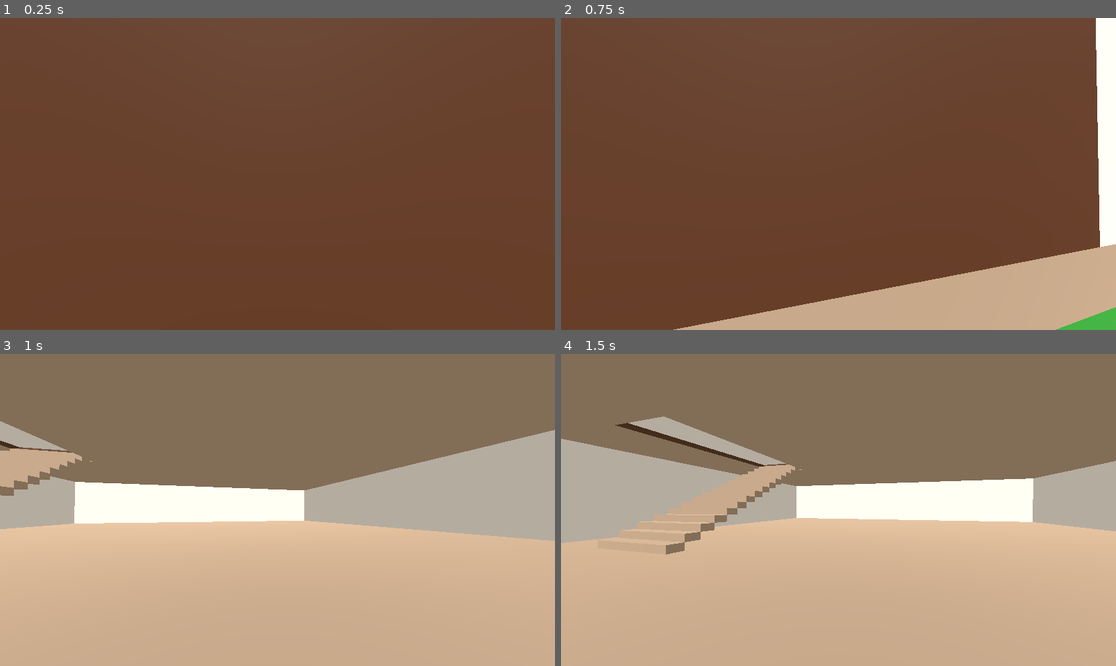
Above: before the commit, frames 1-4 (two rows, left to right).
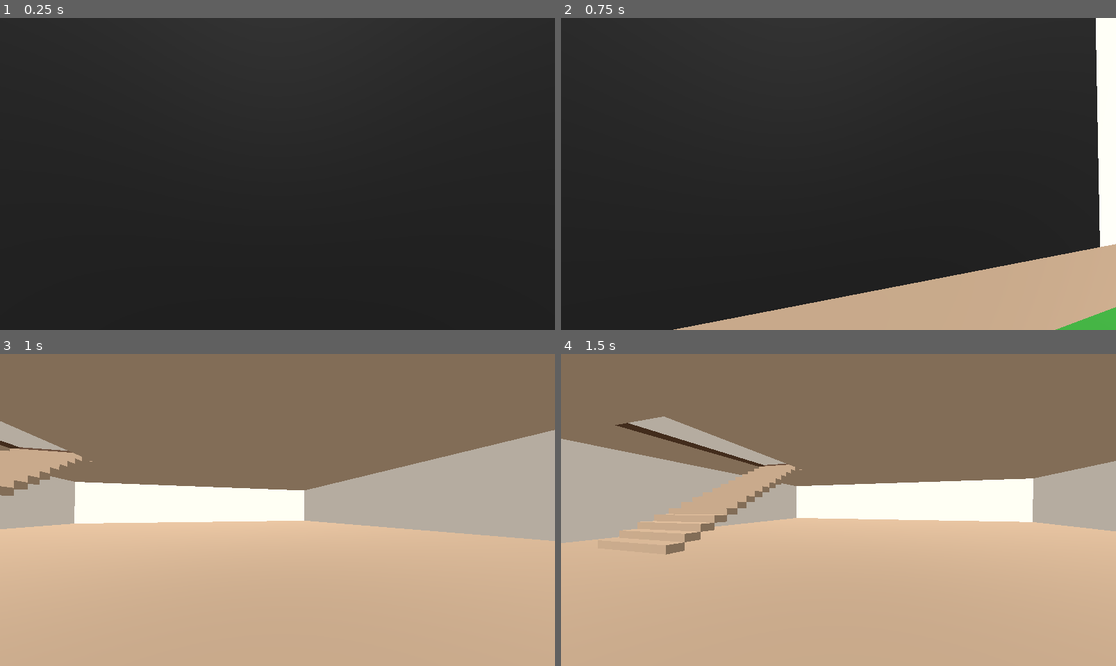
Above: after the commit, the same moments.

Repository: jurietto/game-stuff
Game: Godot game, scene res://main_level.tscn
Two runs of this game, one before a commit and one after it. Both use one fixed random seed, a clock stepped at 60 frames per second and the inputs below.
Inputs (mouse positions are in pixels of both pictures, inside the frame that each line leads up to):
- Up to frame 1 (0.25 s): no input
- Up to frame 2 (0.75 s): tap Enter at 0.5 s; move the mouse to (866, 174) at 0.52 s; hold W (move_forward) from 0.53 s (still down); hold Ctrl (crouch) from 0.53 s (still down)
- Up to frame 3 (1 s): keep holding W (move_forward); keep holding Ctrl (crouch); tap Space (jump) at 0.77 s
- Up to frame 4 (1.5 s): keep holding W (move_forward); move the mouse to (810, 510) at 1.27 s; release Ctrl (crouch) at 1.28 s; tap Ctrl (crouch) at 1.35 s

The runs differ from the first frame. In frame 1, 100% of the frame differs, in the area x 0-100%, y 0-100%; in frame 2, 87%; in frame 3, nothing differs; in frame 4, nothing differs.

Commit message:
Update door and add third-floor roof

Diff:
--- a/main_level.tscn
+++ b/main_level.tscn
@@ -67,7 +67,7 @@
 size = Vector3(0.4, 4, 24.2)
 
 [sub_resource type="StandardMaterial3D" id="Mat_door"]
-albedo_color = Color(0.3, 0.16, 0.07, 1)
+albedo_color = Color(0, 0, 0, 1)
 roughness = 0.82
 
 [sub_resource type="BoxMesh" id="BoxMesh_9"]
@@ -448,6 +448,24 @@
 [sub_resource type="BoxShape3D" id="BoxShape3D_69"]
 size = Vector3(0.4, 2.3, 24.2)
 
+[sub_resource type="StandardMaterial3D" id="Mat_roof"]
+albedo_color = Color(0.08, 0.075, 0.07, 1)
+roughness = 0.9
+
+[sub_resource type="BoxMesh" id="BoxMesh_70"]
+material = SubResource("Mat_roof")
+size = Vector3(14.5, 0.35, 27)
+
+[sub_resource type="BoxShape3D" id="BoxShape3D_70"]
+size = Vector3(14.5, 0.35, 27)
+
+[sub_resource type="BoxMesh" id="BoxMesh_71"]
+material = SubResource("Mat_roof")
+size = Vector3(14.5, 0.35, 27)
+
+[sub_resource type="BoxShape3D" id="BoxShape3D_71"]
+size = Vector3(14.5, 0.35, 27)
+
 [sub_resource type="StandardMaterial3D" id="Mat_grass"]
 albedo_color = Color(0.18, 0.55, 0.18, 1)
 roughness = 0.82
@@ -1023,6 +1041,24 @@
 [node name="CollisionShape3D" type="CollisionShape3D" parent="House/Attic_Right_KneeWall/Attic_Right_KneeWall_StaticBody" unique_id=499274855]
 shape = SubResource("BoxShape3D_69")
 
+[node name="ThirdFloor_LeftRoofSlope" type="MeshInstance3D" parent="House"]
+transform = Transform3D(0.92718385, 0.3746066, 0, -0.3746066, 0.92718385, 0, 0, 0, 1, -5.9, 11.9, 0)
+mesh = SubResource("BoxMesh_70")
+
+[node name="ThirdFloor_LeftRoofSlope_StaticBody" type="StaticBody3D" parent="House/ThirdFloor_LeftRoofSlope"]
+
+[node name="CollisionShape3D" type="CollisionShape3D" parent="House/ThirdFloor_LeftRoofSlope/ThirdFloor_LeftRoofSlope_StaticBody"]
+shape = SubResource("BoxShape3D_70")
+
+[node name="ThirdFloor_RightRoofSlope" type="MeshInstance3D" parent="House"]
+transform = Transform3D(0.92718385, -0.3746066, 0, 0.3746066, 0.92718385, 0, 0, 0, 1, 5.9, 11.9, 0)
+mesh = SubResource("BoxMesh_71")
+
+[node name="ThirdFloor_RightRoofSlope_StaticBody" type="StaticBody3D" parent="House/ThirdFloor_RightRoofSlope"]
+
+[node name="CollisionShape3D" type="CollisionShape3D" parent="House/ThirdFloor_RightRoofSlope/ThirdFloor_RightRoofSlope_StaticBody"]
+shape = SubResource("BoxShape3D_71")
+
 [node name="GrassPlane_100x100" type="MeshInstance3D" parent="." unique_id=1300898881]
 transform = Transform3D(1, 0, 0, 0, 1, 0, 0, 0, 1, 0, -0.04, 0)
 mesh = SubResource("BoxMesh_1")
